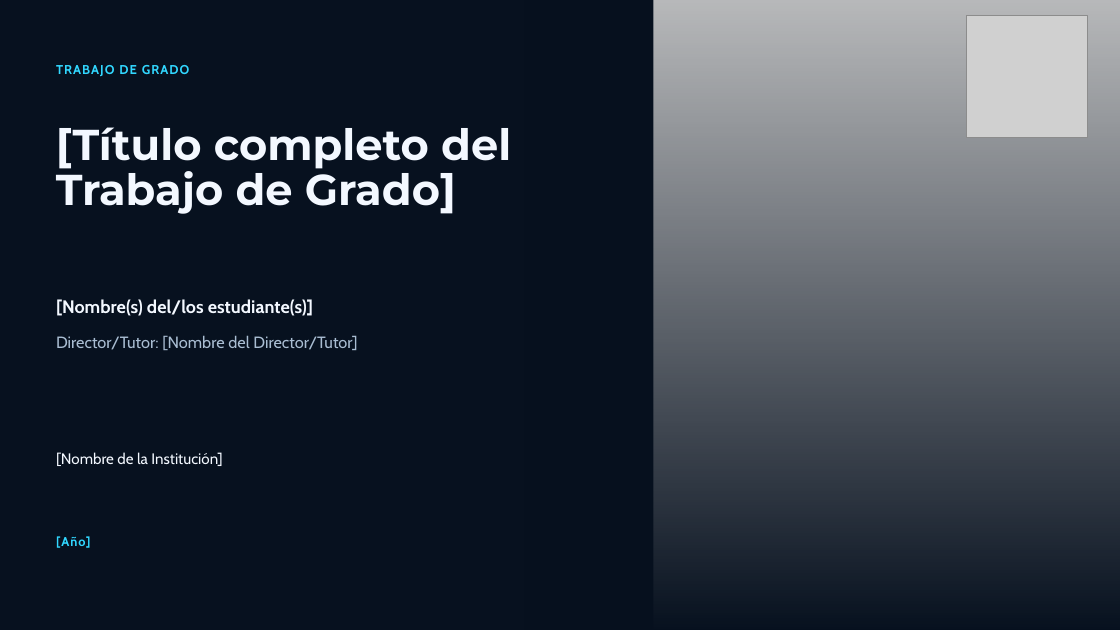
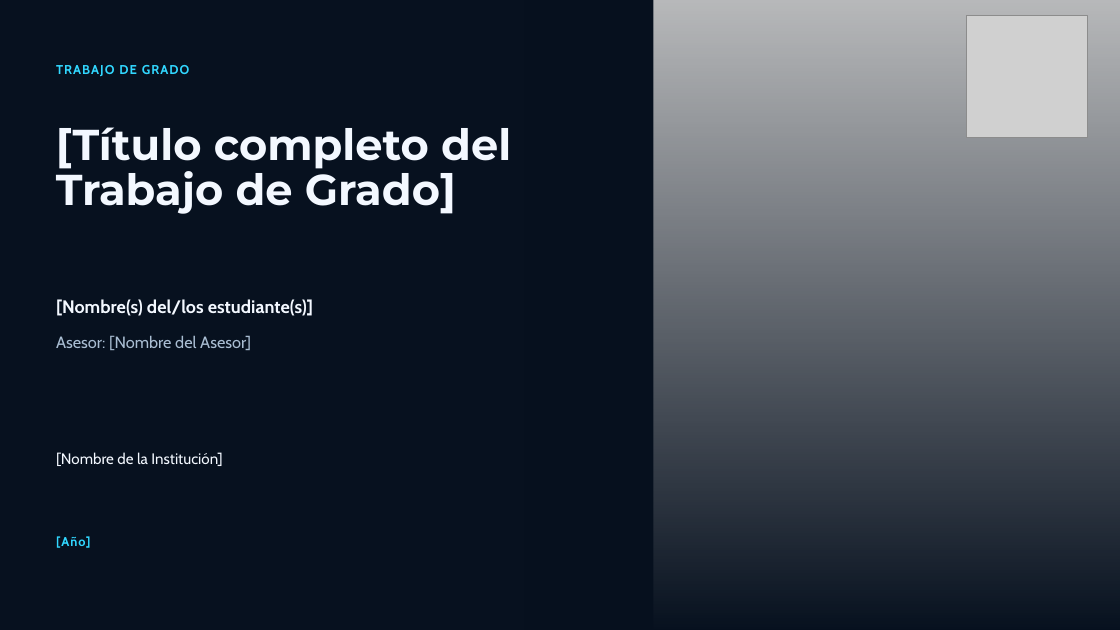
Before and after one commit to fonsecamilo89/sala115, a slide deck: slide 1 of docs/0_intro/recursos/descargas/presentación.pptx. Drawn at 1120x630 pixels with LibreOffice and Linux fonts; fonts in the diff are those of the drawing; grey boxes stand for pictures. Boxes give left, top, right and bottom in pixels: in the first picture for what was removed or moved away, otherwise in the second. Text is boxed around its words. In the diff, an @@ line names an element or a change of style, - is before the commit and + after.

```diff
--- a/docs/0_intro/recursos/descargas/presentación.pptx
+++ b/docs/0_intro/recursos/descargas/presentación.pptx
@@ text at <box>56,335,251,350</box>: text changed @@
-Director/Tutor: [Nombre del Director/Tutor]
+Asesor: [Nombre del Asesor]
```
Also in this commit, not shown: 42 other files.
